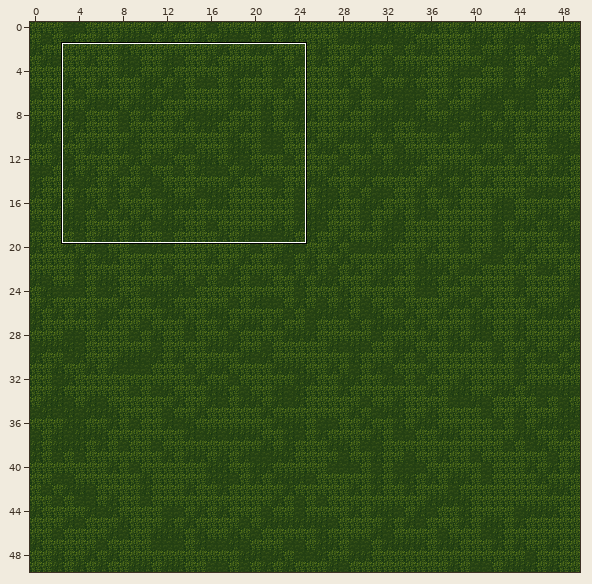
Tiled map: data/tiled/forrest/forrest.tmx. Above: a wide view before the commit, with the close-up outlined.
Close-up. The starting point:
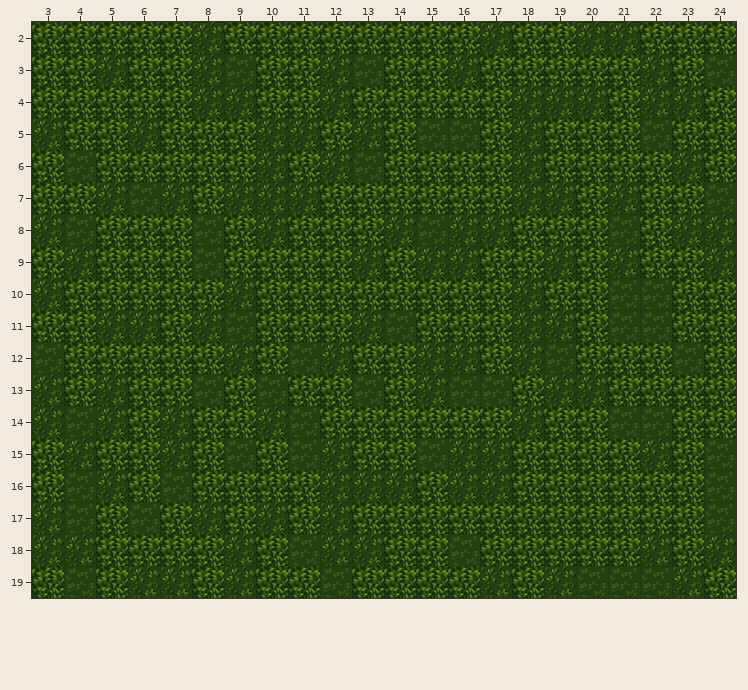
Cells are 32x32 px. Shown: x 3..24, y 2..19. The commit also changed other parts of the map, which this record leaves out.
After the commit:
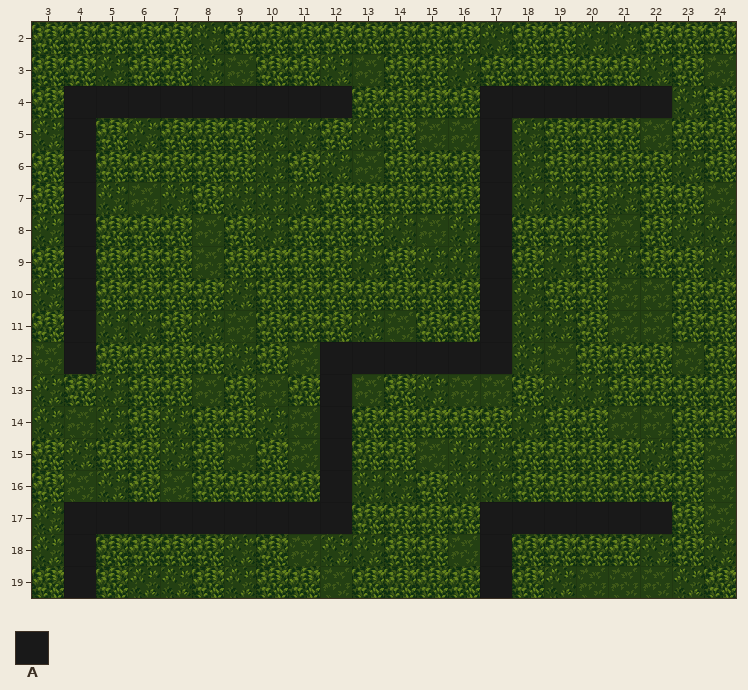
Key: from "forrest": A 6.
_ is an empty cell.
Tiles of an added or newly shown layer are drawn over the layers below it.
Change:
Changed rows in their new state; . is an unchanged cell.
Layer "Walls" (added):
first column x 4:
 4 AAAAAAAAA....AAAAAA
 5 A............A.....
 6 A............A.....
 7 A............A.....
 8 A............A.....
 9 A............A.....
10 A............A.....
11 A............A.....
12 A.......AAAAAA.....
13 ........A..........
14 ........A..........
15 ........A..........
16 ........A..........
17 AAAAAAAAA....AAAAAA
18 A............A.....
19 A............A.....
Changed places in both close-ups, as pixel boxes (x1, y1, x2, y2):
added: (64, 86, 672, 598)
